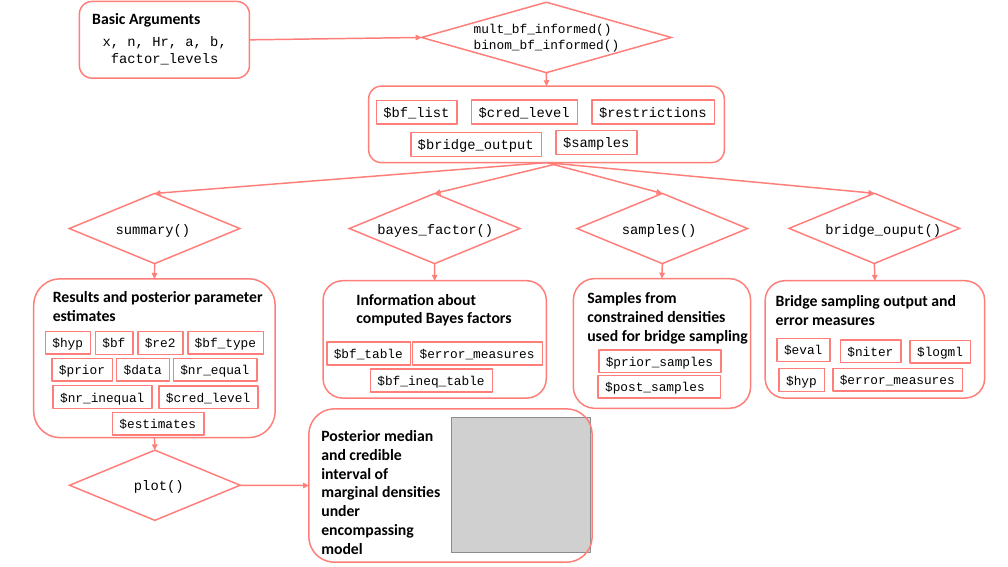
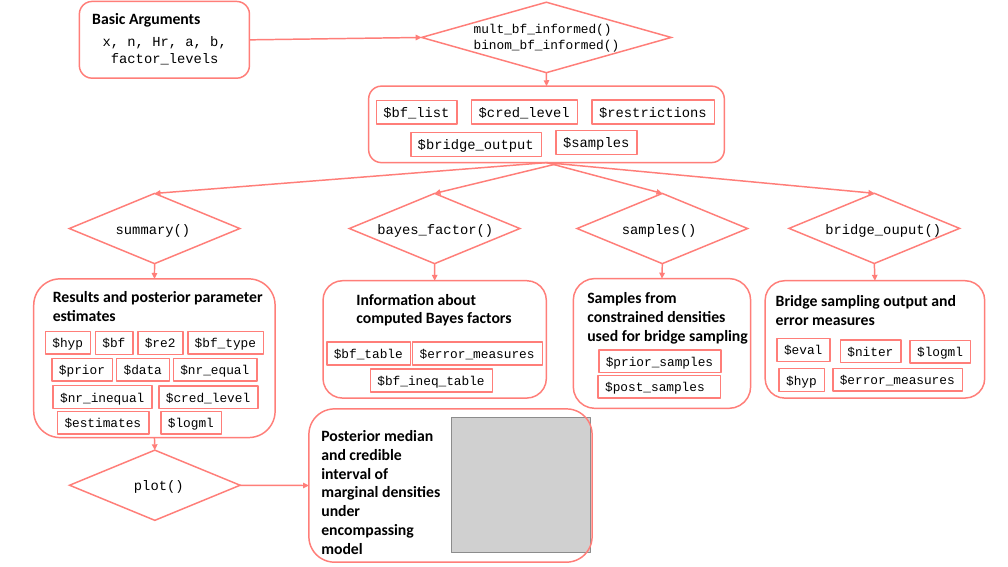
Before and after one commit to ASarafoglou/multibridge, a slide deck: slide 1 of manuscript/scheme_multibridge.pptx. Drawn at 1008x567 pixels with LibreOffice and Linux fonts; fonts in the diff are those of the drawing; grey boxes stand for pictures. Boxes give left, top, right and bottom in pixels: in the first picture for what was removed or moved away, otherwise in the second. Text is boxed around its words. In the diff, an @@ line names an element or a change of style, - is before the commit and + after.

```diff
--- a/manuscript/scheme_multibridge.pptx
+++ b/manuscript/scheme_multibridge.pptx
@@ rectangle "$estimates" moved from (x1=113, y1=413, x2=204, y2=435) to (x1=57, y1=412, x2=149, y2=435) @@
@@ rectangle added at (x1=161, y1=412, x2=221, y2=435), outline #FF7E79 1.5 pt, 13 pt, text #000000 @@
+$logml
```
Also in this commit, not shown: 12 other files.
